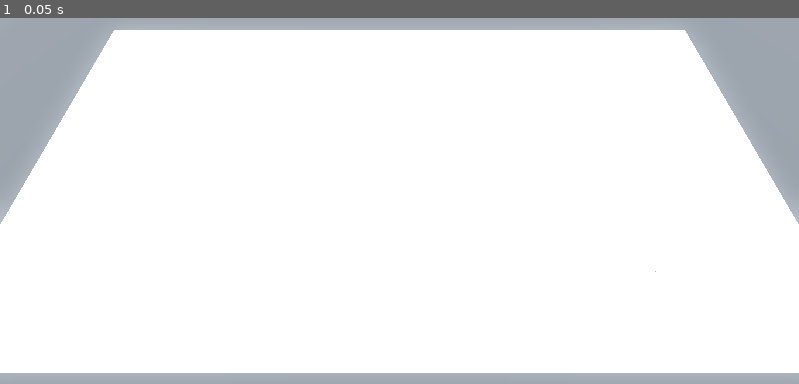
Above: before the commit, frame 1.
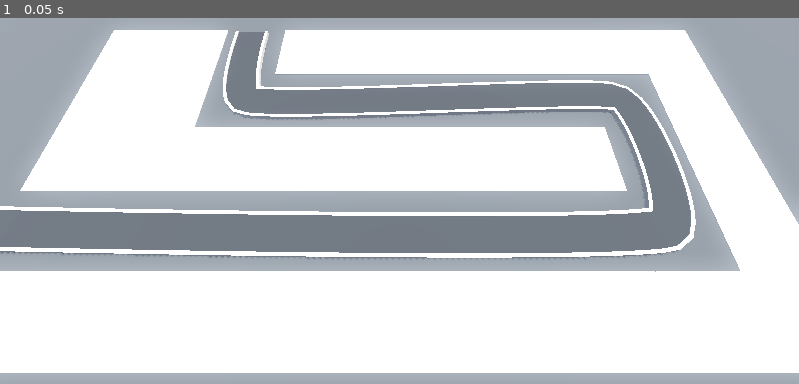
Above: after the commit, the same moment.

Repository: cpurdy-cs/Barbarian-Blaster-Class
Game: Godot game, scene res://base_level.tscn
Same seed, same stepped clock (60 frames per second), same inputs: the game is played once before the commit and once after it.
Inputs:
- Up to frame 1 (0.05 s): no input

The runs differ from the first frame. In frame 1, 27% of the frame differs, in the area x 0-93%, y 3-70%.

Commit message:
create road

Diff:
--- a/base_level.tscn
+++ b/base_level.tscn
@@ -17,6 +17,19 @@
 
 [sub_resource type="StandardMaterial3D" id="StandardMaterial3D_bo3yr"]
 albedo_color = Color(0.31061712, 0.31061712, 0.3106171, 1)
+
+[sub_resource type="Curve3D" id="Curve3D_bo3yr"]
+_data = {
+"points": PackedVector3Array(0, 0, 0, 0, 0, 0, -22.712158, 0, 5.955886, -1.1968765, 0, 0.85491276, 1.1968765, 0, -0.85491276, 13.251135, 0, 5.955886, 1.0828896, 0, 0.7409227, -1.0828896, 0, -0.7409227, 13.350506, 0, -2.0232909, 0.9688988, 0, 0.8549117, -0.9688988, 0, -0.8549117, -9.375534, 0, -1.9093028, 0, 0, 0, 0, 0, 0, -10.17345, 0, -7.665709),
+"tilts": PackedFloat32Array(0, 0, 0, 0, 0)
+}
+point_count = 5
+
+[sub_resource type="StandardMaterial3D" id="StandardMaterial3D_5vx1e"]
+albedo_color = Color(0.2231029, 0.2231029, 0.22310287, 1)
+
+[sub_resource type="StandardMaterial3D" id="StandardMaterial3D_eesb3"]
+albedo_color = Color(0.75819176, 0.7581918, 0.75819165, 1)
 
 [node name="BaseLevel" type="Node3D"]
 
@@ -40,6 +53,54 @@
 cell_size = Vector3(4, 4, 4)
 cell_center_y = false
 data = {
-"cells": PackedInt32Array(65535, 65535, 1441792, 65535, 65534, 1441792, 65535, 0, 1441792, 65535, 1, 1441792, 65535, 2, 1441792, 65534, 65535, 1441792, 65533, 65535, 1441792, 65532, 65535, 1441792, 65531, 65535, 1441792, 0, 65535, 1441792, 1, 65535, 1441792, 2, 65535, 1441792, 3, 65535, 1441792, 4, 65535, 1441792, 65531, 65534, 1441792, 65532, 65534, 1441792, 65533, 65534, 1441792, 65534, 65534, 1441792, 0, 65534, 1441792, 1, 65534, 1441792, 65531, 0, 1441792, 65531, 1, 1441792, 65531, 2, 1441792, 65532, 0, 1441792, 65532, 1, 1441792, 65532, 2, 1441792, 65533, 0, 1441792, 65533, 1, 1441792, 65533, 2, 1441792, 65534, 0, 1441792, 65534, 1, 1441792, 65534, 2, 1441792, 0, 0, 1441792, 0, 1, 1441792, 0, 2, 1441792, 1, 0, 1441792, 1, 1, 1441792, 1, 2, 1441792, 2, 65534, 1441792, 2, 0, 1441792, 2, 1, 1441792, 2, 2, 1441792, 3, 65534, 1441792, 3, 0, 1441792, 3, 1, 1441792, 3, 2, 1441792, 4, 65534, 1441792, 4, 0, 1441792, 4, 1, 1441792, 4, 2, 1441792)
+"cells": PackedInt32Array(65535, 65534, 1441792, 65535, 0, 1441792, 65535, 2, 1441792, 65532, 65535, 1441792, 65531, 65535, 1441792, 4, 65535, 1441792, 65531, 65534, 1441792, 65532, 65534, 1441792, 65534, 65534, 1441792, 0, 65534, 1441792, 1, 65534, 1441792, 65531, 0, 1441792, 65531, 2, 1441792, 65532, 0, 1441792, 65532, 2, 1441792, 65533, 0, 1441792, 65533, 2, 1441792, 65534, 0, 1441792, 65534, 2, 1441792, 0, 0, 1441792, 0, 2, 1441792, 1, 0, 1441792, 1, 2, 1441792, 2, 65534, 1441792, 2, 0, 1441792, 2, 2, 1441792, 3, 65534, 1441792, 3, 2, 1441792, 4, 65534, 1441792, 4, 0, 1441792, 4, 1, 1441792, 4, 2, 1441792)
 }
 metadata/_editor_floor_ = Vector3(0, 0, 0)
+
+[node name="Path3D" type="Path3D" parent="."]
+curve = SubResource("Curve3D_bo3yr")
+
+[node name="Road" type="CSGPolygon3D" parent="Path3D"]
+polygon = PackedVector2Array(-1, 0, -1, 0.2, 1, 0.2, 1, 0)
+mode = 2
+path_node = NodePath("..")
+path_interval_type = 0
+path_interval = 0.5
+path_simplify_angle = 0.0
+path_rotation = 2
+path_rotation_accurate = false
+path_local = false
+path_continuous_u = true
+path_u_distance = 1.0
+path_joined = false
+material = SubResource("StandardMaterial3D_5vx1e")
+
+[node name="LeftEdge" type="CSGPolygon3D" parent="Path3D"]
+polygon = PackedVector2Array(-1.1, 0, -1.1, 0.25, -0.9, 0.25, -0.9, 0)
+mode = 2
+path_node = NodePath("..")
+path_interval_type = 0
+path_interval = 0.5
+path_simplify_angle = 0.0
+path_rotation = 2
+path_rotation_accurate = false
+path_local = false
+path_continuous_u = true
+path_u_distance = 1.0
+path_joined = false
+material = SubResource("StandardMaterial3D_eesb3")
+
+[node name="RightEdge" type="CSGPolygon3D" parent="Path3D"]
+polygon = PackedVector2Array(1.1, 0, 1.1, 0.25, 0.9, 0.25, 0.9, 0)
+mode = 2
+path_node = NodePath("..")
+path_interval_type = 0
+path_interval = 0.5
+path_simplify_angle = 0.0
+path_rotation = 2
+path_rotation_accurate = false
+path_local = false
+path_continuous_u = true
+path_u_distance = 1.0
+path_joined = false
+material = SubResource("StandardMaterial3D_eesb3")
Not shown: 1 places in base_level.tscn that only renumber resources
